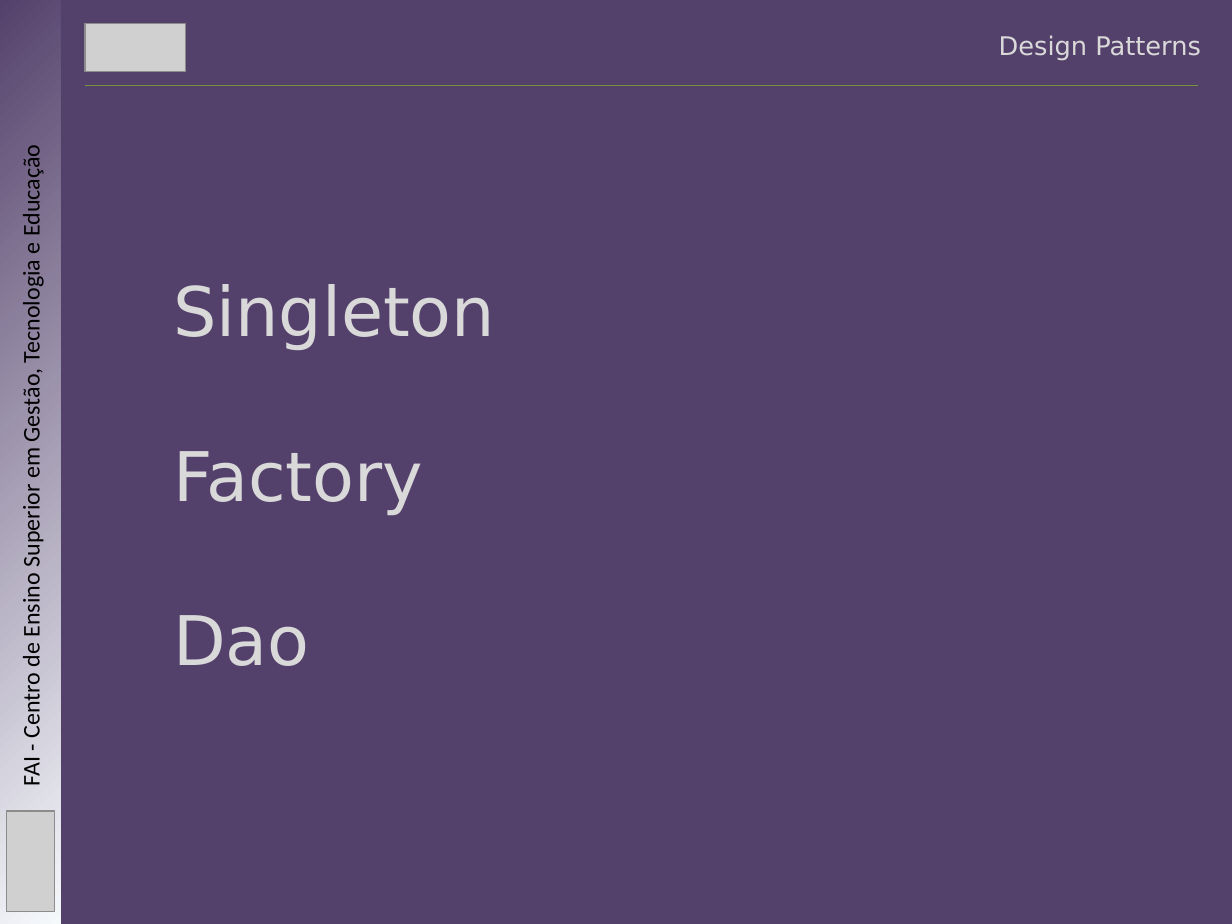
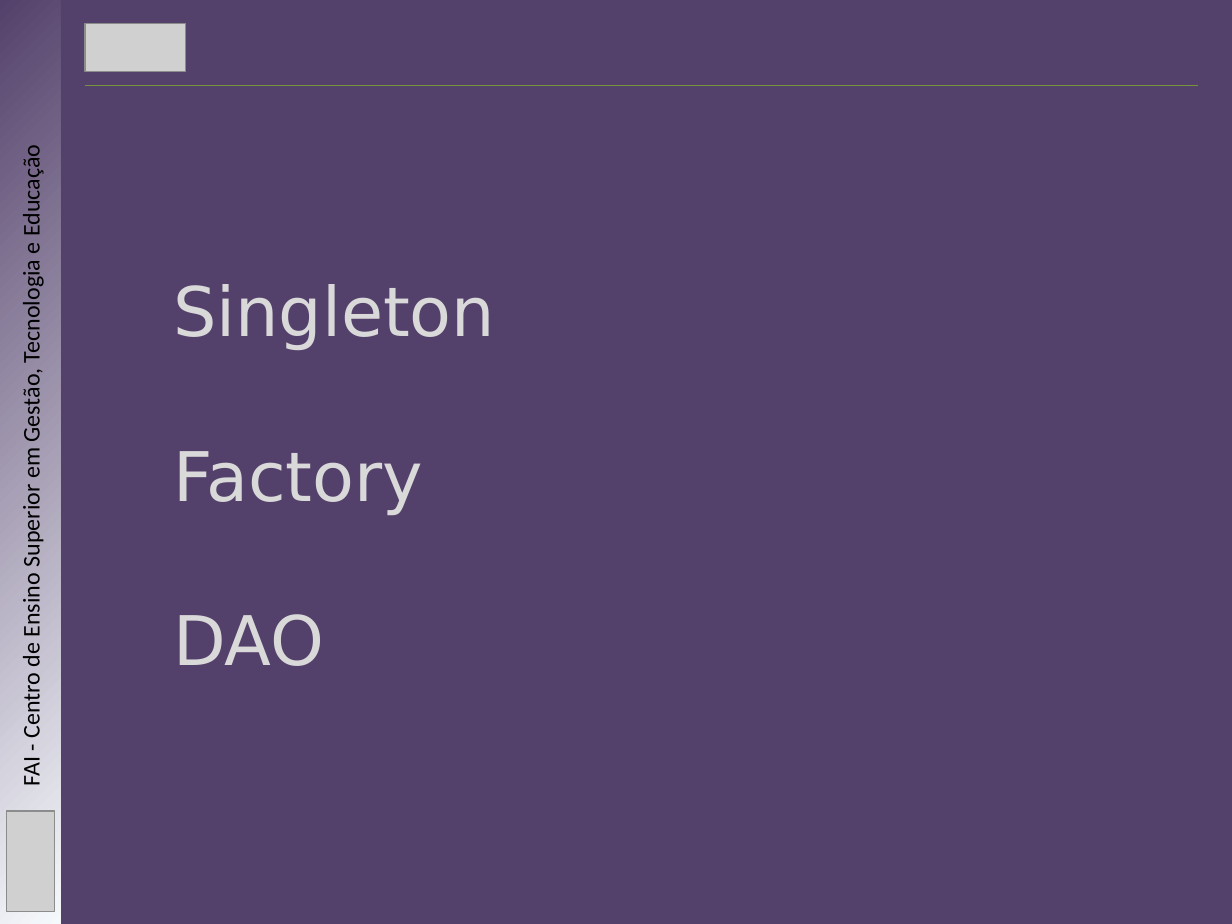
Before and after one commit to mbernardesp/lab-dev-software-sgh, a slide deck: slide 4 of slides/design-patterns.pptx. Drawn at 1232x924 pixels with LibreOffice and Linux fonts; fonts in the diff are those of the drawing; grey boxes stand for pictures. Boxes give left, top, right and bottom in pixels: in the first picture for what was removed or moved away, otherwise in the second. Text is boxed around its words. In the diff, an @@ line names an element or a change of style, - is before the commit and + after.

```diff
--- a/slides/design-patterns.pptx
+++ b/slides/design-patterns.pptx
@@ text removed at [999,35,1201,60] @@
-Design Patterns
@@ text at [173,614,324,666]: text changed @@
-Dao
+DAO
```
Also in this commit, not shown: 3 other slides changed, 6 slides added, 7 other files.
